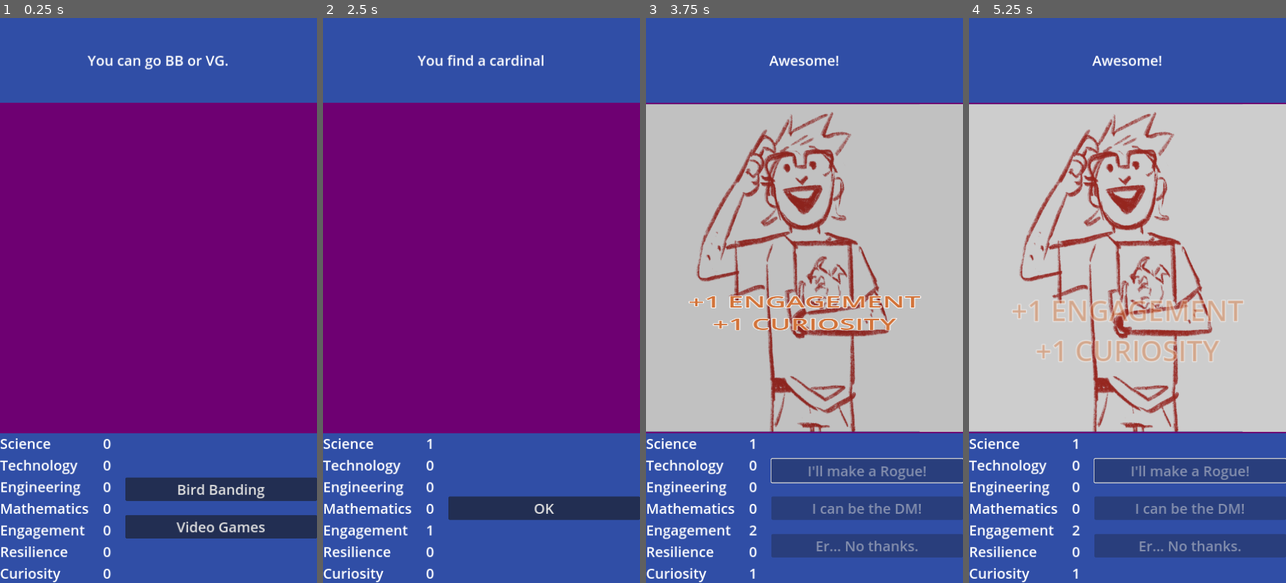
Above: before the commit, frames 1-4 (left to right).
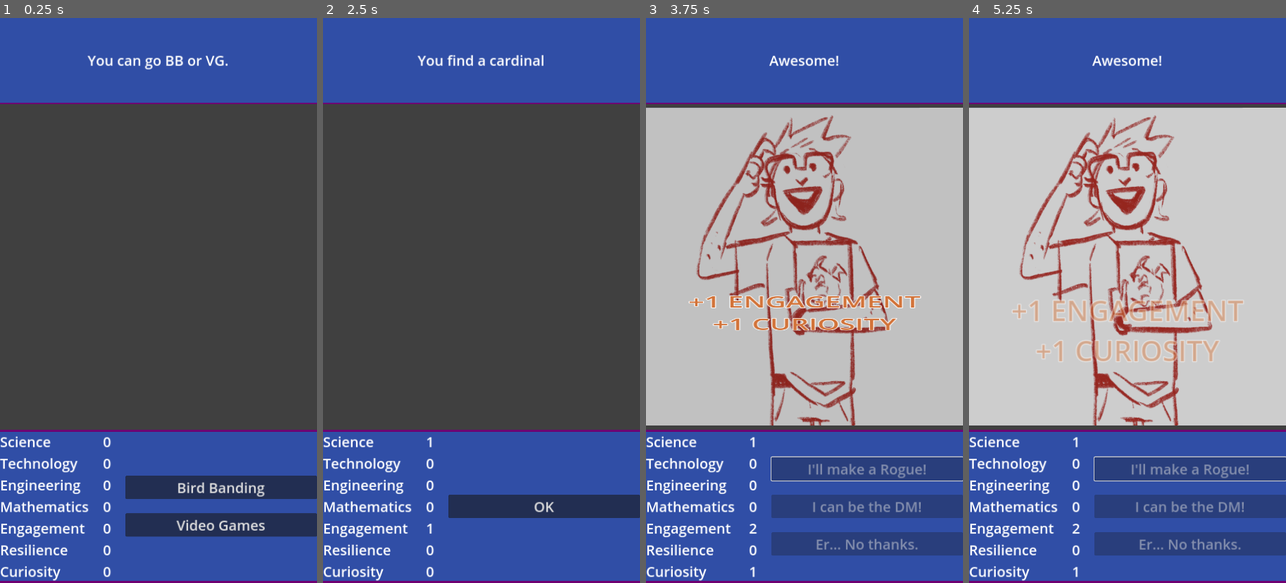
Above: after the commit, the same moments.

Repository: stem-career-paths/game
Game: Godot game, scene res://ui/main_screen.tscn
Same seed, same stepped clock (60 frames per second), same inputs: the game is played once before the commit and once after it.
Inputs (mouse positions are in pixels of both pictures, inside the frame that each line leads up to):
- Up to frame 1 (0.25 s): no input
- Up to frame 2 (2.5 s): click "Bird Banding" at 0.5 s; tap Enter at 1.25 s; move the mouse to (551, 272) at 1.27 s; hold Shift 1.28-2 s; click (551, 272) at 1.42 s; tap Space at 2 s; drag from (418, 328) to (465, 413) at 2.02 s
- Up to frame 3 (3.75 s): click "OK" at 2.75 s; click "I'll make a Rogue!" at 3.5 s
- Up to frame 4 (5.25 s): tap Enter at 4.25 s; move the mouse to (1159, 176) at 4.27 s; tap Ctrl at 4.35 s; click (1159, 176) at 4.42 s; tap Space at 5 s; drag from (1111, 413) to (1032, 215) at 5.02 s

The runs differ from the first frame. In frame 1, 62% of the frame differs, in the area x 0-100%, y 15-100%; in frame 2, 61%; in frame 3, 11%; in frame 4, 11%.

Commit message:
Fix image behavior when stretching the window
This 'stretching' is done to simulate different screen sizes. The border around the images
is not great right now, but it shows how it can be beautified later.

Diff:
--- a/project/card/story_card.tscn
+++ b/project/card/story_card.tscn
@@ -1,8 +1,11 @@
-[gd_scene load_steps=8 format=3 uid="uid://b4sbdx84mhnmi"]
+[gd_scene load_steps=9 format=3 uid="uid://b4sbdx84mhnmi"]
 
 [ext_resource type="Script" path="res://card/story_card.gd" id="1_185so"]
 [ext_resource type="PackedScene" uid="uid://scwnvnkr08fy" path="res://ui/character_display.tscn" id="1_cgl2b"]
 [ext_resource type="Theme" uid="uid://bqnq26iud8rn3" path="res://card/theme.tres" id="2_qli37"]
+
+[sub_resource type="StyleBoxFlat" id="StyleBoxFlat_mvws2"]
+bg_color = Color(0.25098, 0.25098, 0.25098, 1)
 
 [sub_resource type="LabelSettings" id="LabelSettings_wbm1l"]
 font_size = 64
@@ -27,7 +30,7 @@
 tracks/1/type = "value"
 tracks/1/imported = false
 tracks/1/enabled = true
-tracks/1/path = NodePath("Control/MainImage:modulate")
+tracks/1/path = NodePath("Control/ImagePanel/CenterContainer/MainImage:modulate")
 tracks/1/interp = 1
 tracks/1/loop_wrap = true
 tracks/1/keys = {
@@ -78,7 +81,7 @@
 tracks/1/type = "value"
 tracks/1/imported = false
 tracks/1/enabled = true
-tracks/1/path = NodePath("Control/MainImage:modulate")
+tracks/1/path = NodePath("Control/ImagePanel/CenterContainer/MainImage:modulate")
 tracks/1/interp = 1
 tracks/1/loop_wrap = true
 tracks/1/keys = {
@@ -148,11 +151,18 @@
 horizontal_alignment = 1
 autowrap_mode = 3
 
-[node name="MainImage" type="TextureRect" parent="Control"]
-unique_name_in_owner = true
-layout_mode = 2
-size_flags_vertical = 3
-expand_mode = 5
+[node name="ImagePanel" type="PanelContainer" parent="Control"]
+layout_mode = 2
+size_flags_vertical = 3
+theme_override_styles/panel = SubResource("StyleBoxFlat_mvws2")
+
+[node name="CenterContainer" type="CenterContainer" parent="Control/ImagePanel"]
+layout_mode = 2
+
+[node name="MainImage" type="TextureRect" parent="Control/ImagePanel/CenterContainer"]
+unique_name_in_owner = true
+layout_mode = 2
+size_flags_vertical = 3
 
 [node name="InfoContainer" type="PanelContainer" parent="Control"]
 layout_mode = 2
@@ -173,6 +183,9 @@
 size_flags_vertical = 3
 theme_override_constants/separation = 32
 alignment = 1
+
+[node name="PanelContainer2" type="PanelContainer" parent="Control"]
+layout_mode = 2
 
 [node name="EffectLabel" type="Label" parent="."]
 unique_name_in_owner = true
